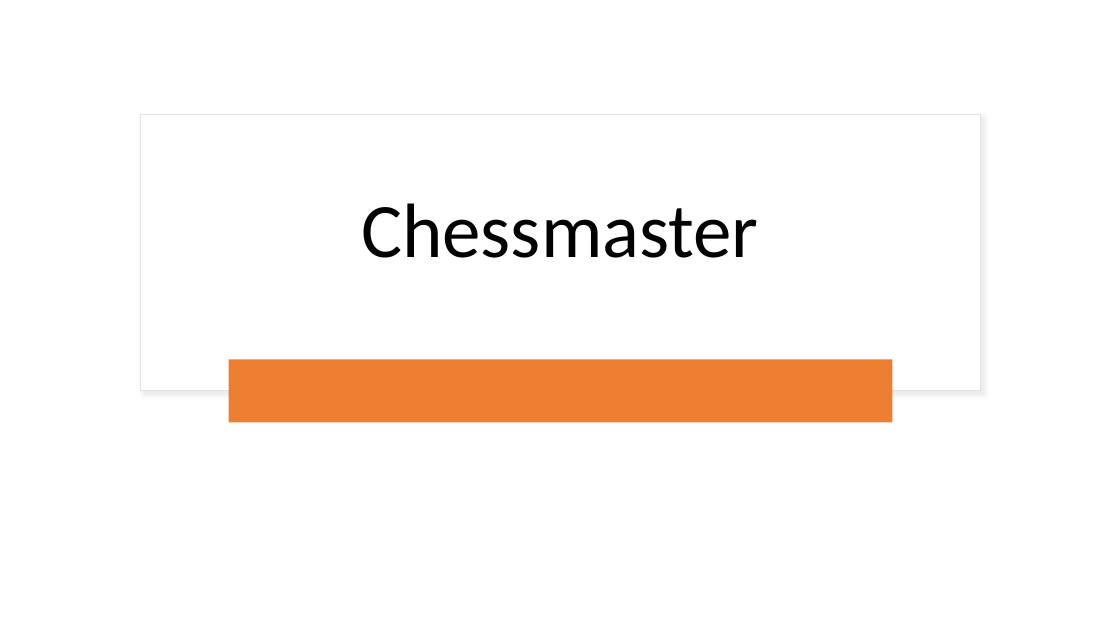
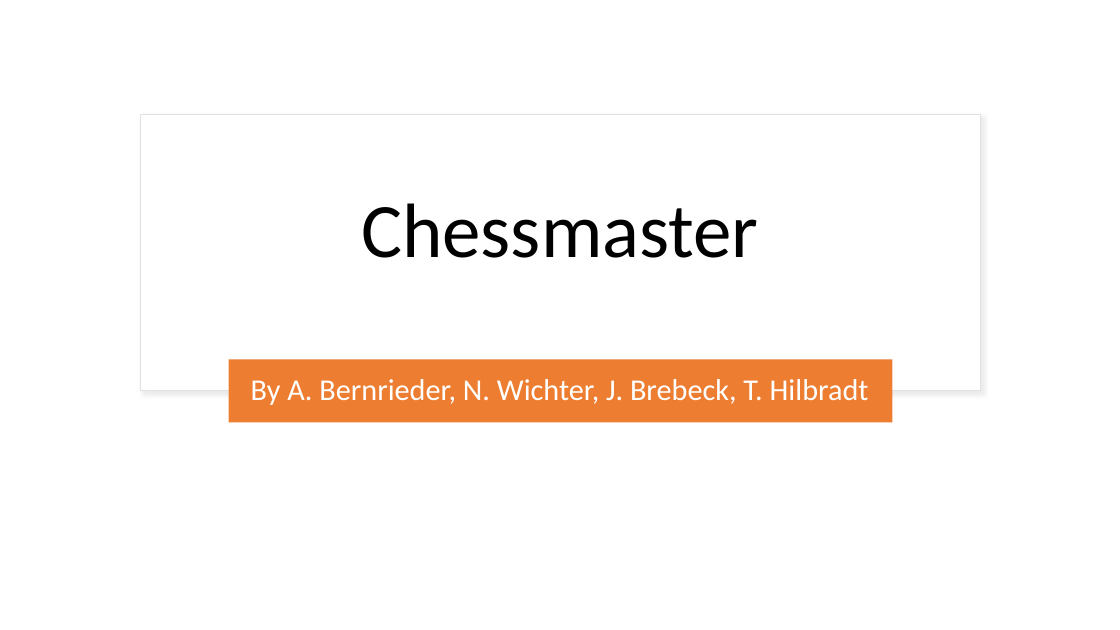
Before and after one commit to Brebeck-Jan/chessmaster, a slide deck: slide 1 of Präsentationen/Abschlusspräsentation/Chessmaster_Abschluss.pptx. Drawn at 1120x630 pixels with LibreOffice and Linux fonts; fonts in the diff are those of the drawing. Boxes give left, top, right and bottom in pixels: in the first picture for what was removed or moved away, otherwise in the second. Text is boxed around its words. In the diff, an @@ line names an element or a change of style, - is before the commit and + after.

```diff
--- a/Präsentationen/Abschlusspräsentation/Chessmaster_Abschluss.pptx
+++ b/Präsentationen/Abschlusspräsentation/Chessmaster_Abschluss.pptx
@@ subtitle added at box(251, 379, 869, 405), 25.9 pt, text #FFFFFF @@
+By A. Bernrieder, N. Wichter, J. Brebeck, T. Hilbradt
```
Also in this commit, not shown: 4 other slides changed, 4 slides added, 5 slides removed.
